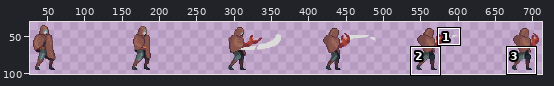
One commit to this sprite sheet: Biogenesis_SNZA/Assets/Sprites/Liora/Liora_SpriteSheets/Liora-ComboCrab1.png. Above, an overview of the earlier version with the close-up marked.
Close-up. The starting point:
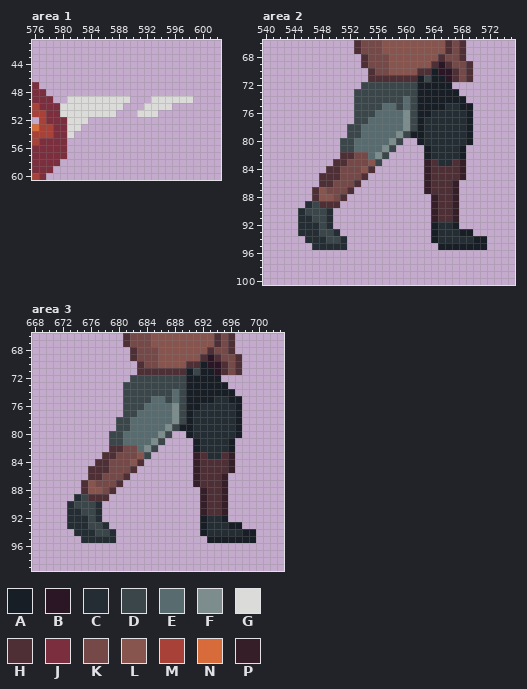
The file is 768x128 pixels. Shown: area 1: x 576..602, y 41..60; area 2: x 540..575, y 66..100; area 3: x 668..703, y 66..99. The old version is drawn lined up with the new one. The wide view leaves out empty margins. The commit also changed other parts of the picture, which this record leaves out.
Palette (. is transparent): A #181e25  B #2b1625  C #232d33  D #3a464a  E #586b6f  F #7d8c8c  G #dbdcd9  H #4e2f35  J #7b2e3d  K #754947  L #88544e  M #a84239  N #d86b3a  P #361e29
Pixels before, area 1, first column x 576:
47 J......................
48 JJ.....................
49 JJJ..GGGGGGGGG...GGGGGG
50 MJJJGGGGGGGGG...GGGG...
51 MMJJGGGGGGGG...GGG.....
52 .MJJJGGG...............
53 NMMJJGG................
54 MMMJJG.................
55 MJJJJ..................
56 JJJJJ..................
57 JJJJJ..................
58 JJJJ...................
59 JJJ....................
60 MJ.....................
Pixels before, area 2, first column x 545:
66 ........HKKKLLLLLLLLLHKH...
67 ........HKKKLLLLLLLLLHKH...
68 .........HKKKLLLLLLLHKKH...
69 .........HKKKLLLLLLHBHKKH..
70 ..........HKKLLLLHHABBHKH..
71 ..........HHHHHHHADAABHKH..
72 .........DDDDDDDDAAAAA.....
73 ........DDDDDDDDDAAAAAA....
74 ........DDDDDDDEDAAAAAAA...
75 ........DDDDEEDEDAAAACCAA..
76 ........DDDEEEEFDAACCCCCA..
77 ........DDEEEEEFDACCCCCCA..
78 .......DDEEEEEEFDACCCCCCA..
79 .......DDEEEEEFDAACCCCCCA..
80 ......DDEEEEEFD..ACCCCCCA..
81 ......DDEEEEFD....ACCCCA...
82 ......HHKKEFD.....ACCCCA...
83 .....HHKKKLD......PHCCHP...
84 ....HHKKKLH.......PHHHHP...
85 ...HHHKKKH........PHHHHP...
86 ...HHKKKH.........PHHHP....
87 ..HLKKKH..........PHHHP....
88 ..HLLKH............PHHP....
89 .CDHHH.............PHHP....
90 CDDDC..............PHHP....
91 CCDDC..............PHHP....
92 CCCDC..............ACCA....
93 CCCDDC.............ACCCAA..
94 .CCCDDC............ACCCCCAA
95 ..CCCCC.............AAAAAAA
Pixels before, area 3, first column x 673:
66 ........HKKKLLLLLLLLLHKH...
67 ........HKKKLLLLLLLLLHKH...
68 .........HKKKLLLLLLLHKKH...
69 .........HKKKLLLLLLHBHKKH..
70 ..........HKKLLLLHHABBHKH..
71 ..........HHHHHHHADAABHKH..
72 .........DDDDDDDDAAAAA.....
73 ........DDDDDDDDDAAAAAA....
74 ........DDDDDDDEDAAAAAAA...
75 ........DDDDEEDEDAAAACCAA..
76 ........DDDEEEEFDAACCCCCA..
77 ........DDEEEEEFDACCCCCCA..
78 .......DDEEEEEEFDACCCCCCA..
79 .......DDEEEEEFDAACCCCCCA..
80 ......DDEEEEEFD..ACCCCCCA..
81 ......DDEEEEFD....ACCCCA...
82 ......HHKKEFD.....ACCCCA...
83 .....HHKKKLD......PHCCHP...
84 ....HHKKKLH.......PHHHHP...
85 ...HHHKKKH........PHHHHP...
86 ...HHKKKH.........PHHHP....
87 ..HLKKKH..........PHHHP....
88 ..HLLKH............PHHP....
89 .CDHHH.............PHHP....
90 CDDDC..............PHHP....
91 CCDDC..............PHHP....
92 CCCDC..............ACCA....
93 CCCDDC.............ACCCAA..
94 .CCCDDC............ACCCCCAA
95 ..CCCCC.............AAAAAAA
Once edited:
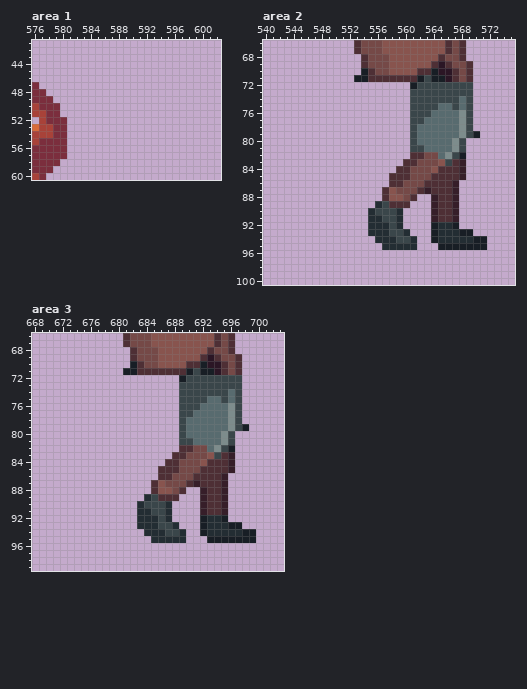
What changed:
whole drawing moved by +15,-30 (the old picture is shown already moved)
Changed rows in their new state; - is an unchanged pixel.
Area 1:
first column x 580:
49 -.........---......
50 .........---....---
51 ........---...-----
52 -...---------------
53 -..----------------
54 -.-----------------
Area 2:
first column x 545:
 70 ---------A----------------
 71 --------AA----------------
 72 ---------.......ADDDDDDDD-
 73 --------........-DDDDDDDD-
 74 --------........-DDDDDDED-
 75 --------........-DDDEEDED-
 76 --------........-DDEEEEFD-
 77 --------........-DEEEEEFD-
 78 -------.........-EEEEEEFD-
 79 -------.........DEEEEEEFDA
 80 ------.........-DEEEEEFD.-
 81 ------........--DDEEEEFD--
 82 ------.......---HHKKEFD---
 83 -----.......---HHKKKLD----
 84 ----.......---HHKKKL------
 85 ---.......---HHHKKK-------
 86 ---......----HHKKKH-------
 87 --......----HLKKKH--------
 88 --.....-----HLLKH---------
 89 -.....-----CDHHH----------
 90 .....-----CDDDC-----------
 91 .....-----CCDDC-----------
 92 .....-----CCCDC-----------
 93 ......----CCCDDC----------
 94 -......----CCCDDC---------
 95 --.....-----CCCCC---------
Area 3:
first column x 673:
 70 ---------A----------------
 71 --------AA----------------
 72 ---------.......ADDDDDDDD-
 73 --------........-DDDDDDDD-
 74 --------........-DDDDDDED-
 75 --------........-DDDEEDED-
 76 --------........-DDEEEEFD-
 77 --------........-DEEEEEFD-
 78 -------.........-EEEEEEFD-
 79 -------.........DEEEEEEFDA
 80 ------.........-DEEEEEFD.-
 81 ------........--DDEEEEFD--
 82 ------.......---HHKKEFD---
 83 -----.......---HHKKKLD----
 84 ----.......---HHKKKL------
 85 ---.......---HHHKKK-------
 86 ---......----HHKKKH-------
 87 --......----HLKKKH--------
 88 --.....-----HLLKH---------
 89 -.....-----CDHHH----------
 90 .....-----CDDDC-----------
 91 .....-----CCDDC-----------
 92 .....-----CCCDC-----------
 93 ......----CCCDDC----------
 94 -......----CCCDDC---------
 95 --.....-----CCCCC---------
Changed places in both close-ups, as pixel boxes (x1, y1, x2, y2):
erased: (60, 96, 193, 138)
changed: (298, 68, 480, 250)
changed: (67, 361, 249, 543)
